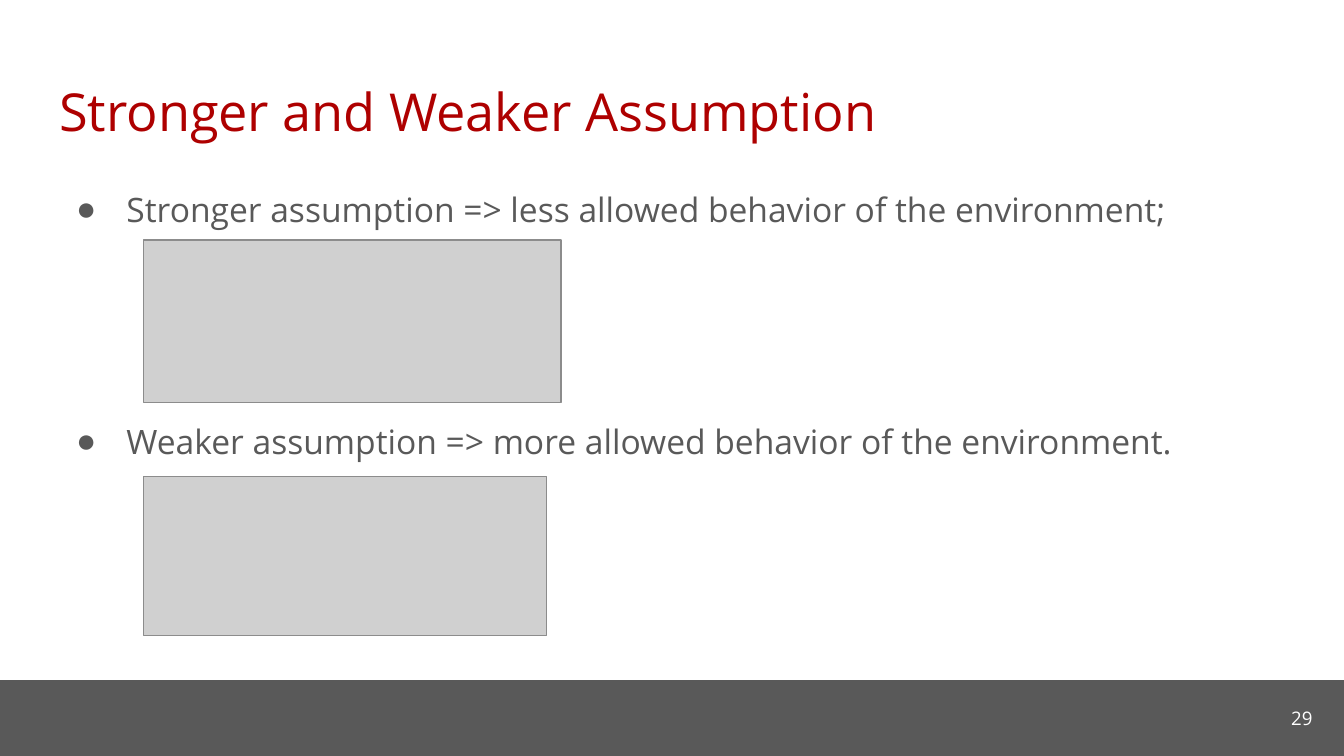
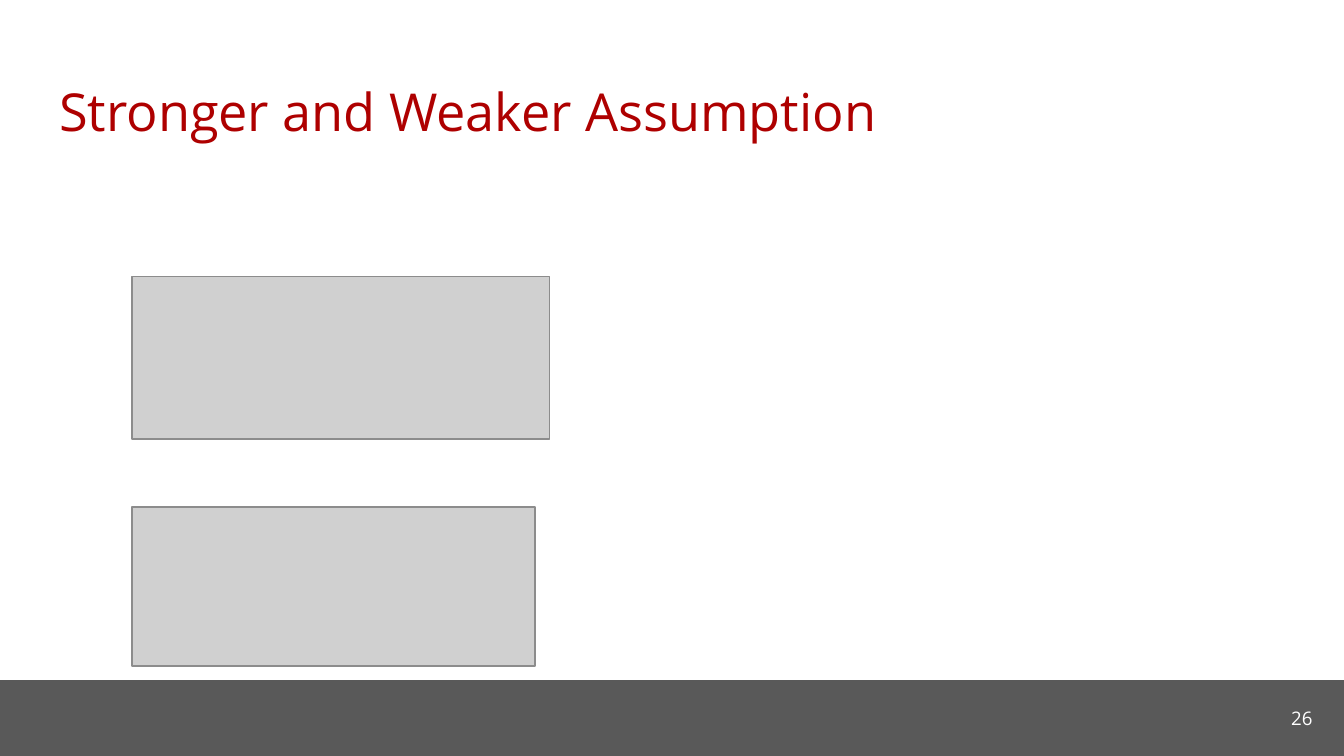
Before and after one commit to cmu-soda/Robustness, a slide deck: slide 26 of Robustness.pptx (slide 29 before the commit). Drawn at 1344x756 pixels with LibreOffice and Linux fonts; fonts in the diff are those of the drawing; grey boxes stand for pictures; background and template pictures are left out. Boxes give left, top, right and bottom in pixels: in the first picture for what was removed or moved away, otherwise in the second. Text is boxed around its words. In the diff, an @@ line names an element or a change of style, - is before the commit and + after.

```diff
--- a/Robustness.pptx
+++ b/Robustness.pptx
@@ text removed at box(126, 196, 1171, 462) @@
-● Stronger assumption => less allowed behavior of the environment;
-● Weaker assumption => more allowed behavior of the environment.
@@ picture: place and size @@
-picture at box(144, 241, 560, 403)
+picture at box(132, 277, 548, 439)
@@ picture: place and size @@
-picture at box(144, 476, 547, 636)
+picture at box(132, 507, 535, 667)
@@ page number at box(1291, 711, 1312, 725): text changed @@
-29
+26
```
Also in this commit, not shown: 19 other slides changed, 3 slides added, 3 slides removed.
